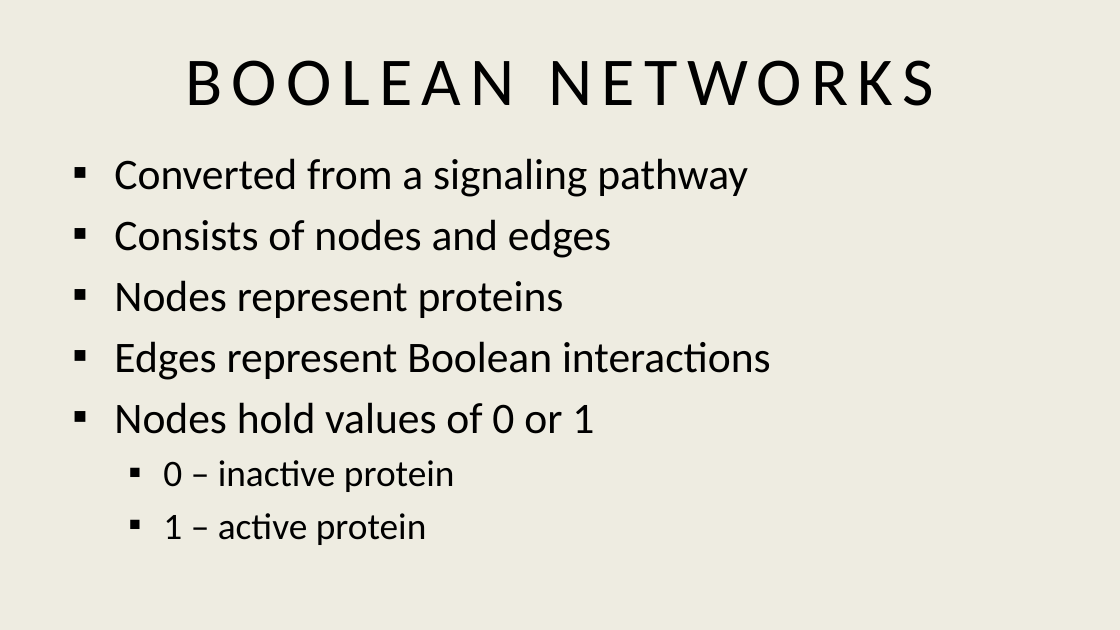
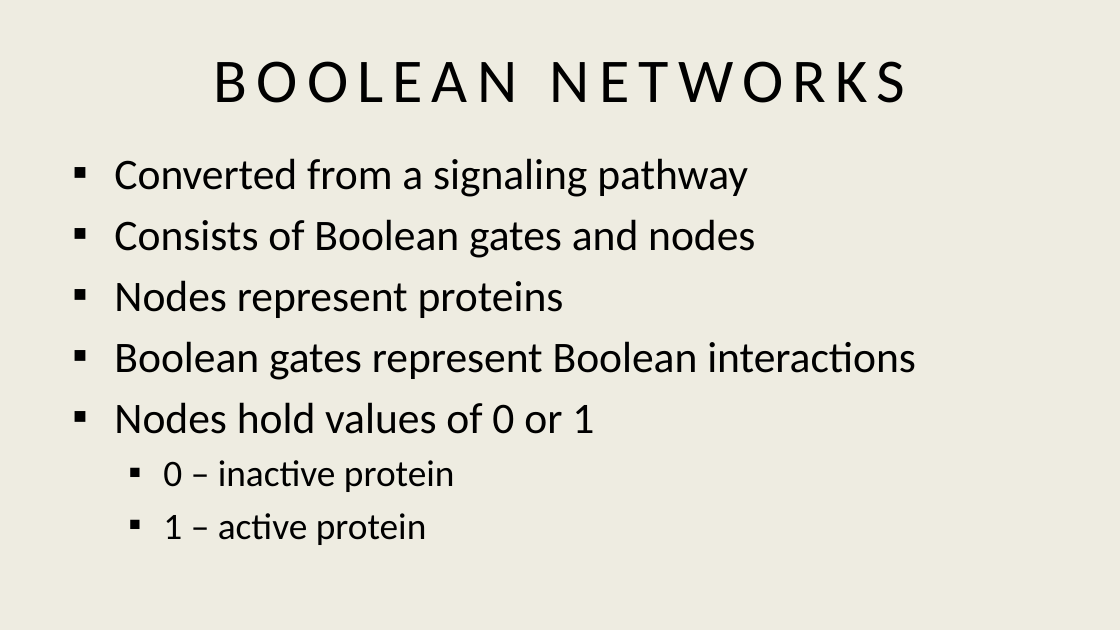
Before and after one commit to AcOdErKa/c--a--n--c--e--r12_16_17, a slide deck: slide 10 of finalDocs/ppt.pptx (slide 9 before the commit). Drawn at 1120x630 pixels with LibreOffice and Linux fonts; fonts in the diff are those of the drawing. Boxes give left, top, right and bottom in pixels: in the first picture for what was removed or moved away, otherwise in the second. Text is boxed around its words. In the diff, an @@ line names an element or a change of style, - is before the commit and + after.

Commit message:
FINAL PPT

```diff
--- a/finalDocs/ppt.pptx
+++ b/finalDocs/ppt.pptx
@@ title "BOOLEAN NETWORKS" at <box>214,61,906,103</box>: size 44 to 40 pt @@
@@ text at <box>114,219,755,258</box>: text changed @@
-▪ Consists of nodes and edges
+▪ Consists of Boolean gates and nodes
@@ text at <box>114,341,916,380</box>: text changed @@
-▪ Edges represent Boolean interactions
+▪ Boolean gates represent Boolean interactions
```
Also in this commit, not shown: 7 other slides changed, 27 slides added.
